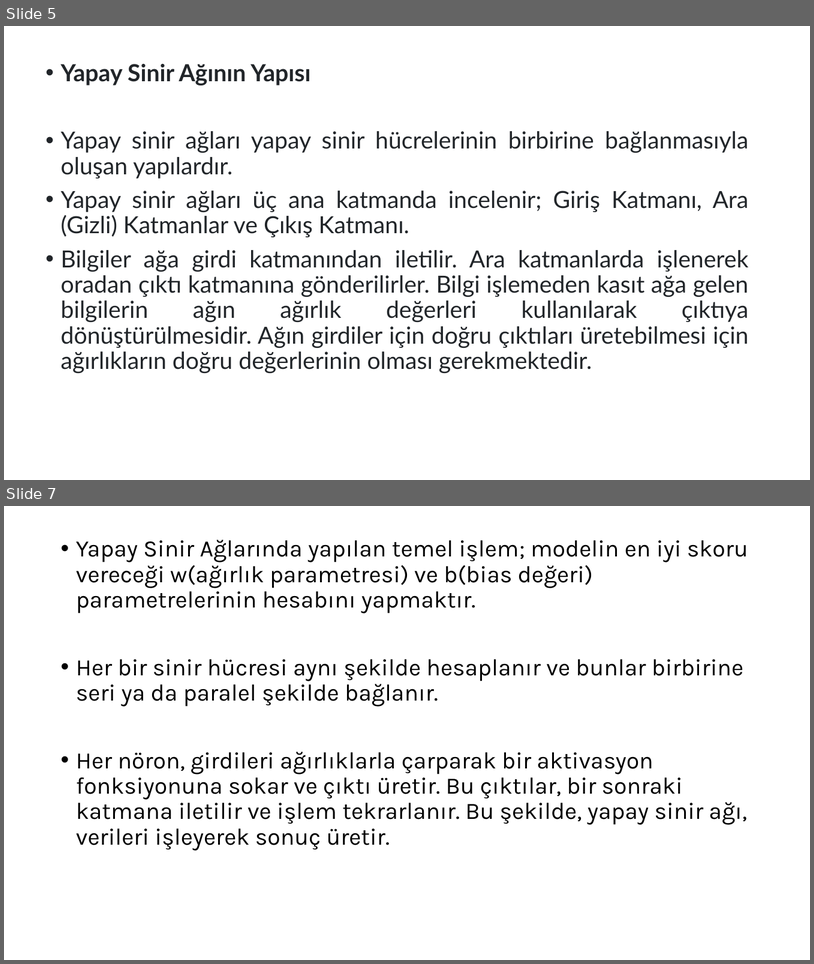
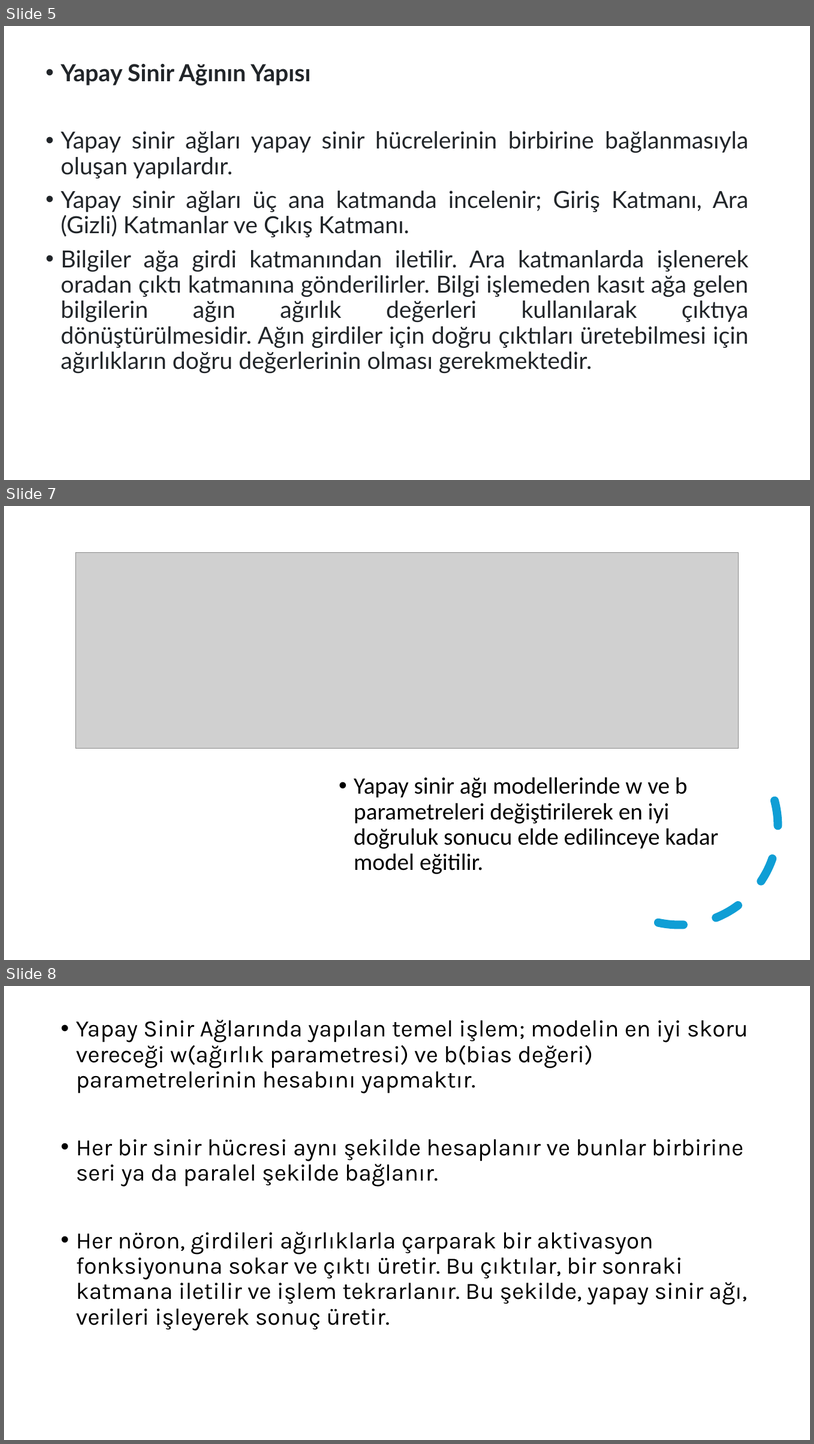
Before and after one commit to Ozgursutcu/Yazgem, a slide deck: Deep_learning/Yapay_sinir_aglari.pptx. Shown one above the other, each under a label of ours: slides 5 and 7 before the commit, slides 5, 7 and 8 after it; the slides between them are not shown. The pictures are 814x964 and 814x1444 pixels, drawn with LibreOffice and Linux fonts; fonts in the diff are those of the drawing; grey boxes stand for pictures. Boxes give left, top, right and bottom in pixels: in the first picture for what was removed or moved away, otherwise in the second. Text is boxed around its words. In the diff, an @@ line names an element or a change of style, - is before the commit and + after.

```diff
--- a/Deep_learning/Yapay_sinir_aglari.pptx
+++ b/Deep_learning/Yapay_sinir_aglari.pptx
@@ slide 7 added at [4, 506, 810, 960], background #FFFFFF @@
@@ picture added at [75, 553, 738, 748] @@
@@ arc (boxed as its full ellipse) added at [559, 705, 800, 946], outline #0F9ED5 10 pt dashed @@
@@ text added at [354, 777, 719, 874], 28 pt, text #000000 @@
+• Yapay sinir ağı modellerinde w ve b parametreleri değiştirilerek en iyi doğruluk sonucu elde edilinceye kadar model eğitilir.
@@ what was slide 7 is now slide 8 @@
```
Also in this commit, not shown: 1 slide changed, 4 other slides added, 1 slide removed, 3 other files.
